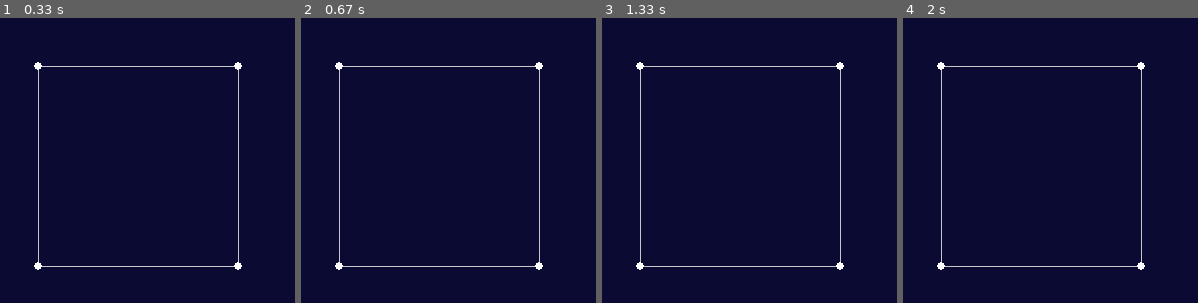
Above: before the commit, frames 1-4 (left to right).
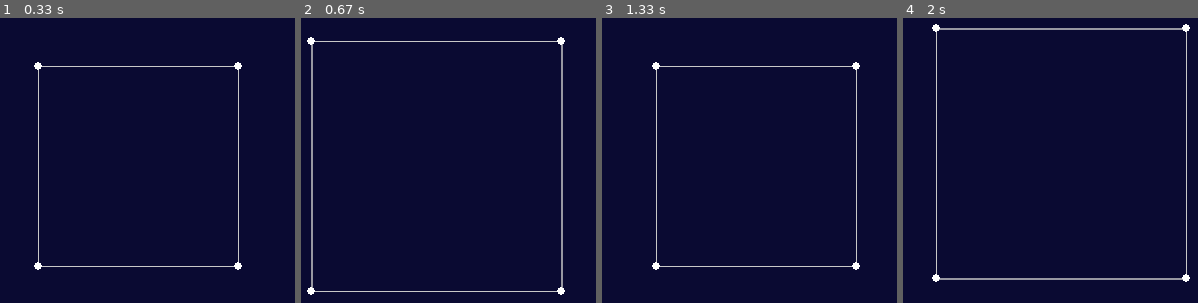
Above: after the commit, the same moments.

Repository: JonasMartins/Random
Game: pygame game, started from CG/code/3d_project/wireframeDisplay.py
Two runs of this game, one before a commit and one after it. Both use one fixed random seed, a clock stepped at 60 frames per second and the inputs below. The source is Python 2; it was converted automatically to run under Python 3.
Inputs:
- Up to frame 1 (0.33 s): no input
- Up to frame 2 (0.67 s): hold = from 0.33 s (still down); hold Right from 0.33 s (still down)
- Up to frame 3 (1.33 s): release = at 0.8 s; release Right at 0.8 s; hold Right 0.83-1.3 s; tap - at 0.98 s
- Up to frame 4 (2 s): hold Up 1.33-1.63 s; hold Right from 1.67 s (still down); tap = at 1.82 s

Frame 1 is identical in both runs. In frame 2, 3.1% of the frame differs, in the area x 2-90%, y 6-98%; in frame 3, 1.4%; in frame 4, 3.1%.

Commit message:
scale and translate

Diff:
--- a/CG/code/3d_project/wireframe1.py
+++ b/CG/code/3d_project/wireframe.py
@@ -37,4 +37,19 @@
       print(i, edge.start.x, edge.start.y, edge.start.z)
       print(edge.stop.x, edge.stop.y, edge.stop.z)
 
+  def translate(self, axis, d):
+      """ Add constant 'd' to the coordinate 'axis' of each node of a wireframe """
+
+      if axis in ['x', 'y', 'z']:
+        for node in self.nodes:
+          setattr(node, axis, getattr(node, axis) + d)
+
+  def scale(self, (centre_x, centre_y), scale):
+    """ Scale the wireframe from the centre of the screen """
+
+    for node in self.nodes:
+      node.x = centre_x + scale * (node.x - centre_x)
+      node.y = centre_y + scale * (node.y - centre_y)
+      node.z *= scale
+
 if __name__ == "__main__": main()
--- a/CG/code/3d_project/wireframeDisplay.py
+++ b/CG/code/3d_project/wireframeDisplay.py
@@ -1,7 +1,16 @@
 #!/bin/env python
 
-import wireframe1 as wireframe
+import wireframe as wireframe
 import pygame
+
+key_to_function = {
+    pygame.K_LEFT:   (lambda x: x.translateAll('x', -10)),
+    pygame.K_RIGHT:  (lambda x: x.translateAll('x',  10)),
+    pygame.K_DOWN:   (lambda x: x.translateAll('y',  10)),
+    pygame.K_UP:     (lambda x: x.translateAll('y', -10)),
+    pygame.K_EQUALS: (lambda x: x.scaleAll(1.25)),
+    pygame.K_MINUS:  (lambda x: x.scaleAll( 0.8))}
+
 
 class ProjectionViewer:
     """ Displays 3D objects on a Pygame screen """
@@ -33,6 +42,9 @@
             for event in pygame.event.get():
                 if event.type == pygame.QUIT:
                     running = False
+                elif event.type == pygame.KEYDOWN:
+                    if event.key in key_to_function:
+                        key_to_function[event.key](self)
 
             self.display()
             pygame.display.flip()
@@ -51,6 +63,22 @@
                 for node in wireframe.nodes:
                     pygame.draw.circle(self.screen, self.nodeColour, (int(node.x), int(node.y)), self.nodeRadius, 0)
 
+    def translateAll(self, axis, d):
+        """ Translate all wireframes along a given axis by d units. """
+
+        for wireframe in self.wireframes.itervalues():
+            wireframe.translate(axis, d)
+
+    def scaleAll(self, scale):
+        """ Scale all wireframes by a given scale, centred on the centre of the screen. """
+
+        centre_x = self.width/2
+        centre_y = self.height/2
+
+        for wireframe in self.wireframes.itervalues():
+            wireframe.scale((centre_x, centre_y), scale)
+
+
 if __name__ == '__main__':
     pv = ProjectionViewer(400, 300)
 
Not shown, added: CG/code/3d_project/wireframe.pyc
